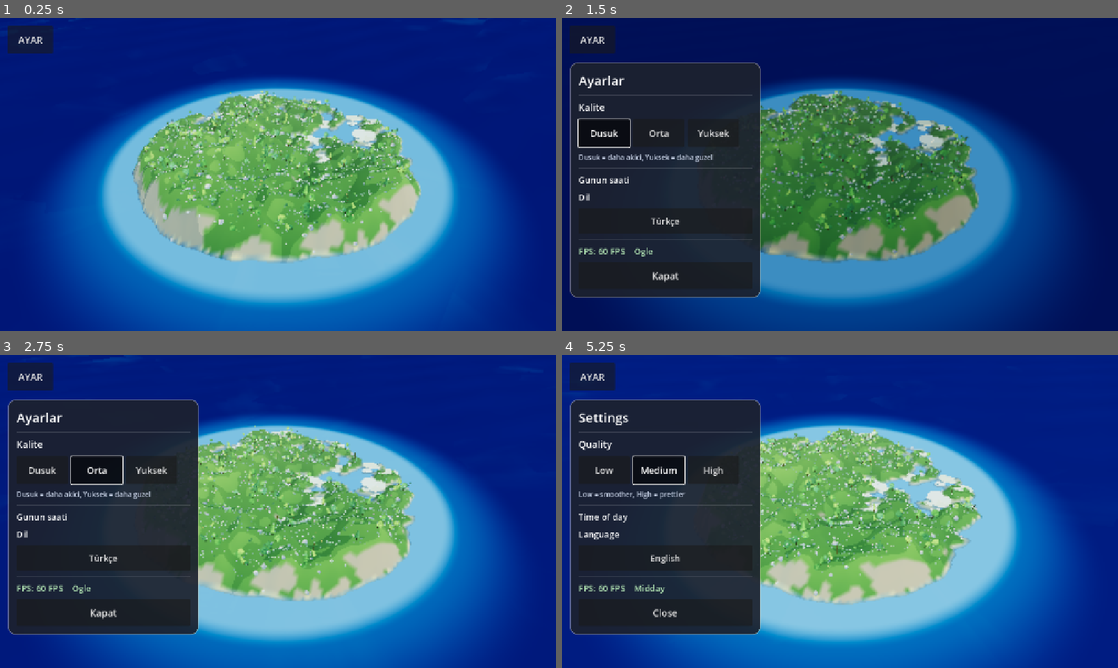
Above: before the commit, frames 1-4 (two rows, left to right).
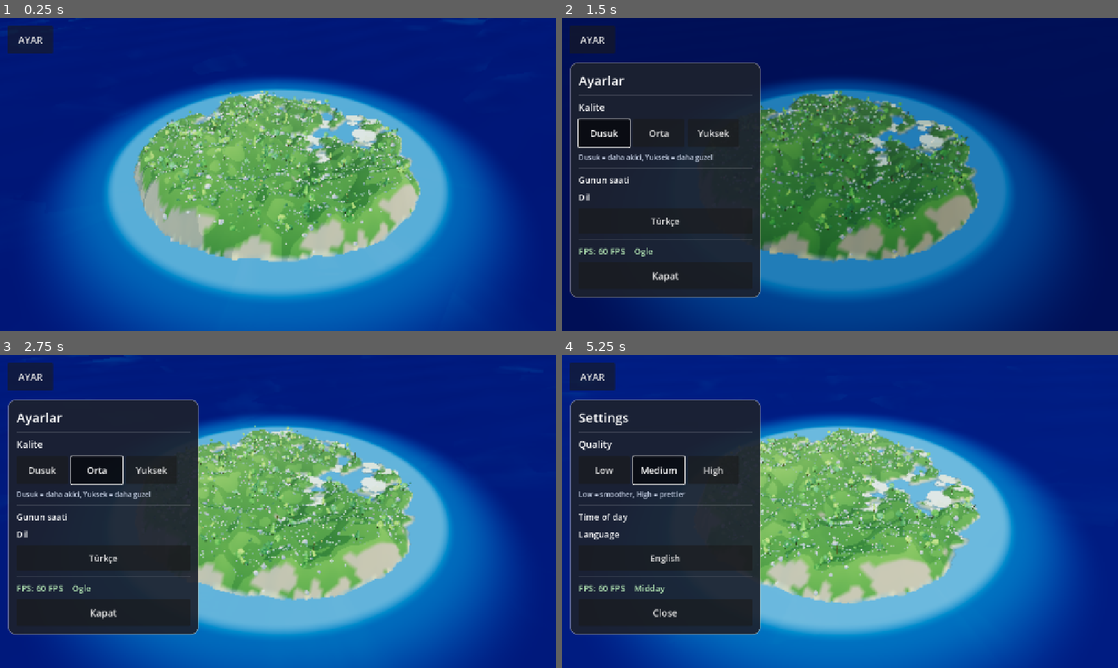
Above: after the commit, the same moments.

Repository: eraslan19j/game
Game: Godot game, scene res://scenes/world/world.tscn
Two runs of this game, one before a commit and one after it. Both use one fixed random seed, a clock stepped at 60 frames per second and the inputs below.
Inputs:
- Up to frame 1 (0.25 s): no input
- Up to frame 2 (1.5 s): click "AYAR" at 0.5 s; click "Dusuk" at 1.25 s
- Up to frame 3 (2.75 s): click "Orta" at 2 s
- Up to frame 4 (5.25 s): click "Yuksek" at 2.75 s; click "Türkçe" at 3.5 s; click "Low" at 4.25 s; click "Medium" at 5 s

The runs differ from the first frame. In frame 1, 14% of the frame differs, in the area x 18-82%, y 22-92%; in frame 2, 9.2%; in frame 3, 9.8%; in frame 4, 9.9%.

Commit message:
Kiyi etegi su seviyesine cok yakindi (z-fighting halkasi); esik -1.0 m'ye cekildi
Co-authored-by: arena-agent <297053741+arena-agent@users.noreply.github.com>

Diff:
--- a/scripts/world/terrain.gd
+++ b/scripts/world/terrain.gd
@@ -178,7 +178,7 @@
 	# su yuzeyiyle derinlik catismasi yasaniyor ve goruntude belirgin bir KARE
 	# olusuyordu. Sadece adanin kendisi cizilince boyle bir yuzey kalmiyor;
 	# su zaten her yeri kapliyor. Kiyi hatti da daha dogal gorunuyor.
-	const SEA_CULL: float = -4.5
+	const SEA_CULL: float = -1.0
 	# Once hangi karelerin uretilecegine karar ver. Sonra kesim sinirindaki
 	# (deniz alti komsusu olan) kose noktalarini su seviyesine indir: boylece
 	# kiyi hatti duzgun bir cizgi olur, testere disi kalmaz.
--- a/shaders/water.gdshader
+++ b/shaders/water.gdshader
@@ -51,8 +51,8 @@
 	vec3 col = mix(shallow_color.rgb, deep_color.rgb, smoothstep(74.0, 104.0, island_dist));
 
 	// Kiyi hattinda ince kopuk cizgisi.
-	float foam = 1.0 - smoothstep(71.0, 78.0, island_dist);
-	col = mix(col, foam_color.rgb, foam * 0.45);
+	float foam = 1.0 - smoothstep(70.0, 76.0, island_dist);
+	col = mix(col, foam_color.rgb, foam * 0.35);
 
 	ALBEDO = col;
 	ROUGHNESS = 0.55;
